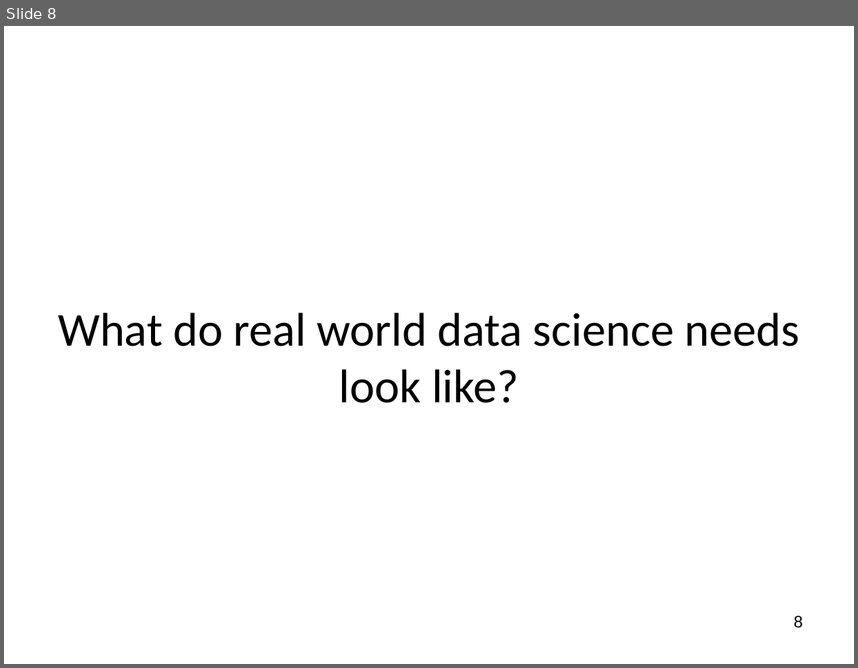
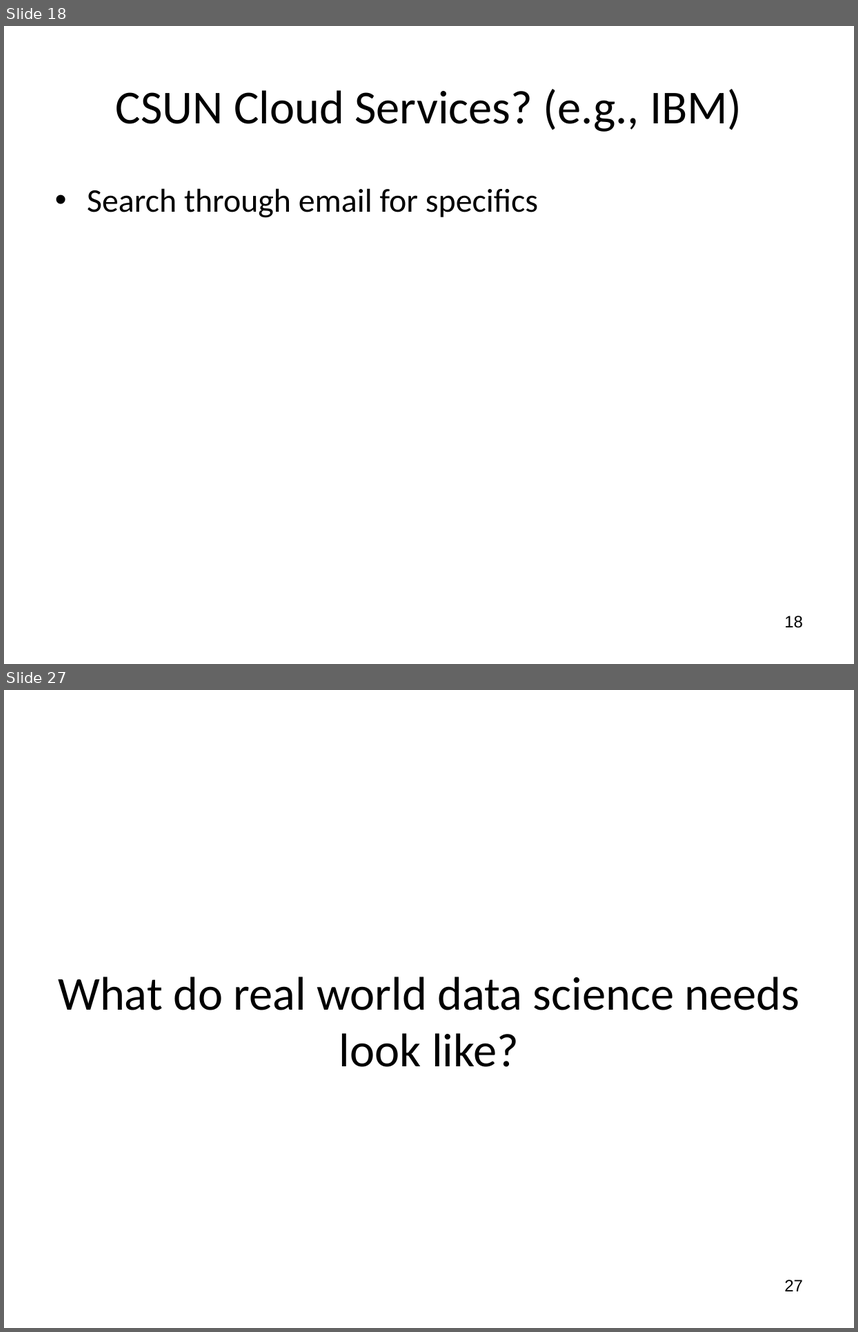
Before and after one commit to wsphd/datajam2018, a slide deck: dj2018.pptx. Shown one above the other, each under a label of ours: slide 8 before the commit, slides 18 and 27 after it; the slides between them are not shown. The pictures are 858x668 and 858x1332 pixels, drawn with LibreOffice and Linux fonts; fonts in the diff are those of the drawing. Boxes give left, top, right and bottom in pixels: in the first picture for what was removed or moved away, otherwise in the second. Text is boxed around its words. In the diff, an @@ line names an element or a change of style, - is before the commit and + after.

```diff
--- a/dj2018.pptx
+++ b/dj2018.pptx
@@ slide 18 added at [4,26,854,664], background #FFFFFF @@
@@ title added at [116,89,742,132], 40 pt, text #000000 @@
+CSUN Cloud Services? (e.g., IBM)
@@ text added at [87,188,538,218], 28 pt, text #000000 @@
+• Search through email for specifics
@@ page number added at [784,615,803,628], 14 pt, text #000000 @@
+18
@@ what was slide 8 is now slide 27 @@
@@ page number at [784,1279,803,1291]: text changed @@
-8
+27
```
Also in this commit, not shown: 4 slides changed, 18 other slides added.
